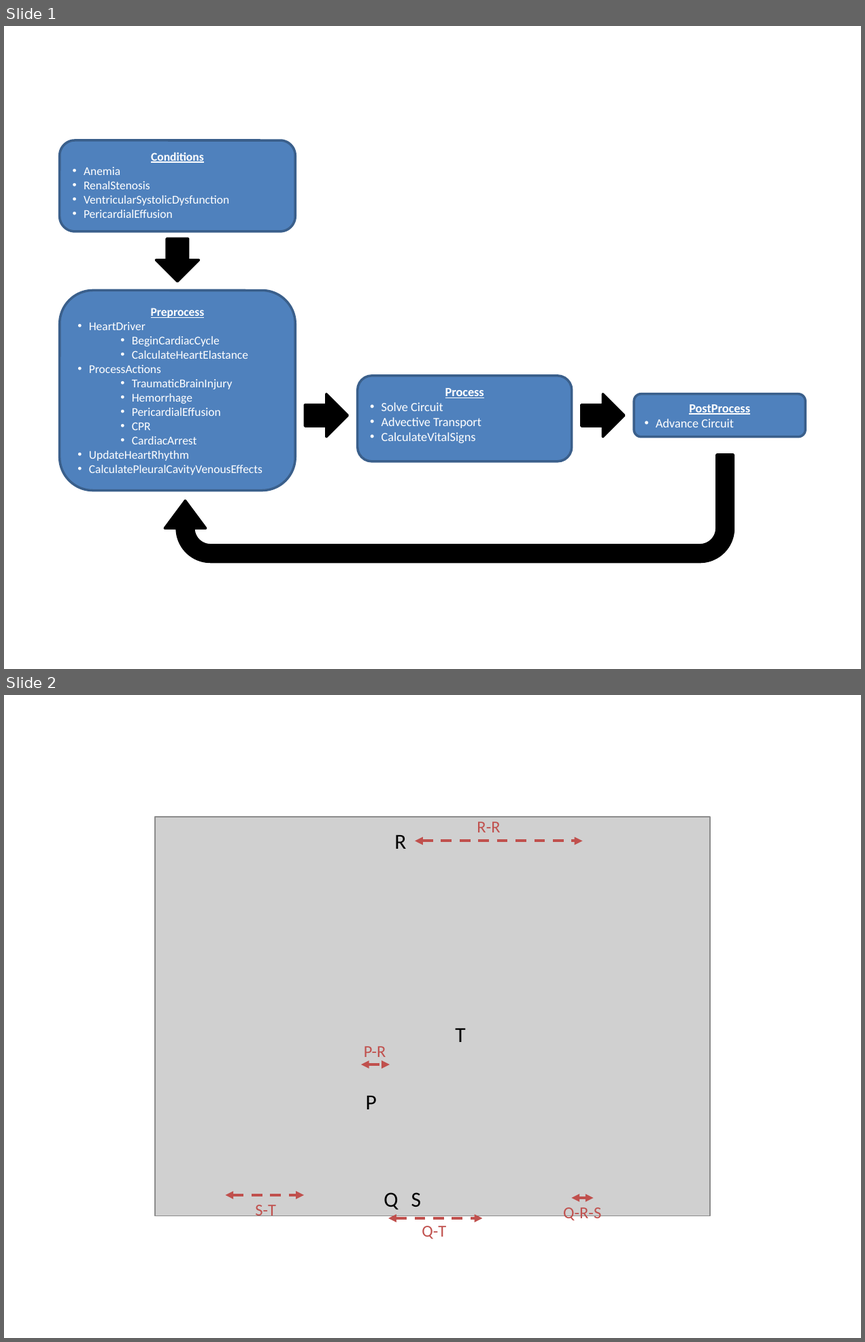
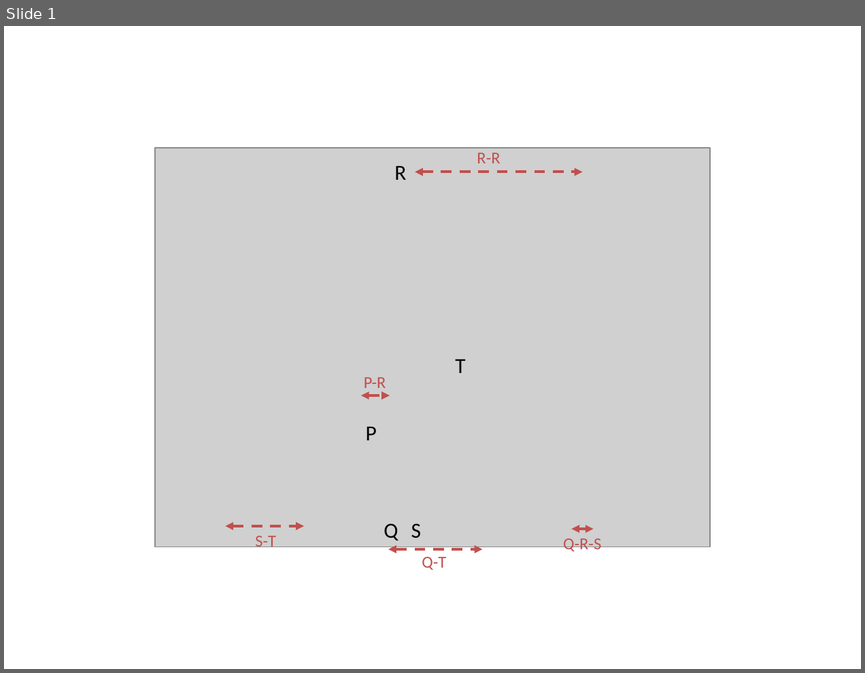
Before and after one commit to shawnhuyiwen/pulse, a slide deck: docs/Figures/CardiovascularWorking.pptx. Shown one above the other, each under a label of ours: slides 1 and 2 before the commit, slide 1 after it. The pictures are 865x1342 and 865x673 pixels, drawn with LibreOffice and Linux fonts; fonts in the diff are those of the drawing; grey boxes stand for pictures. Boxes give left, top, right and bottom in pixels: in the first picture for what was removed or moved away, otherwise in the second. Text is boxed around its words. In the diff, an @@ line names an element or a change of style, - is before the commit and + after.

```diff
--- a/docs/Figures/CardiovascularWorking.pptx
+++ b/docs/Figures/CardiovascularWorking.pptx
@@ slide 1 removed at box(4, 26, 861, 669), background #FFFFFF @@
@@ rounded rectangle removed at box(60, 140, 295, 231) @@
-Conditions
-• Anemia
-• RenalStenosis
-• VentricularSystolicDysfunction
-• PericardialEffusion
@@ down arrow removed at box(156, 238, 198, 281) @@
@@ rounded rectangle removed at box(60, 290, 295, 490) @@
-Preprocess
-• HeartDriver
-  • BeginCardiacCycle
-  • CalculateHeartElastance
-• ProcessActions
-  • TraumaticBrainInjury
-  • Hemorrhage
-  • PericardialEffusion
-  • CPR
-  • CardiacArrest
-• UpdateHeartRhythm
-• CalculatePleuralCavityVenousEffects
@@ rounded rectangle removed at box(357, 376, 571, 461) @@
-Process
-• Solve Circuit
-• Advective Transport
-• CalculateVitalSigns
@@ down arrow removed at box(305, 394, 347, 437) @@
@@ down arrow removed at box(581, 394, 624, 437) @@
@@ rounded rectangle removed at box(634, 394, 805, 437) @@
-PostProcess
-• Advance Circuit
@@ uturn arrow removed at box(165, 454, 734, 562) @@
@@ what was slide 2 is now slide 1 @@
```
Also in this commit, not shown: 56 other files.
